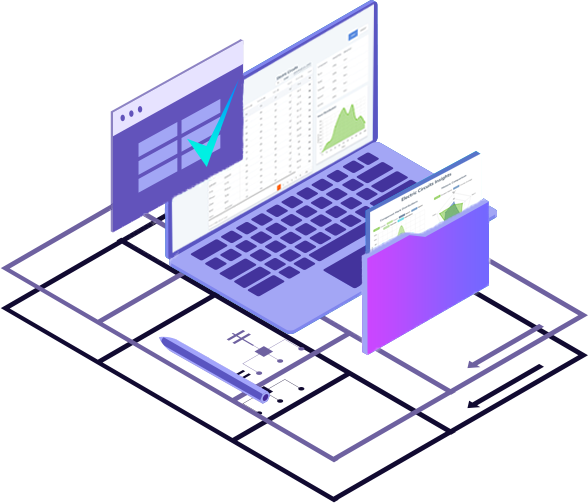
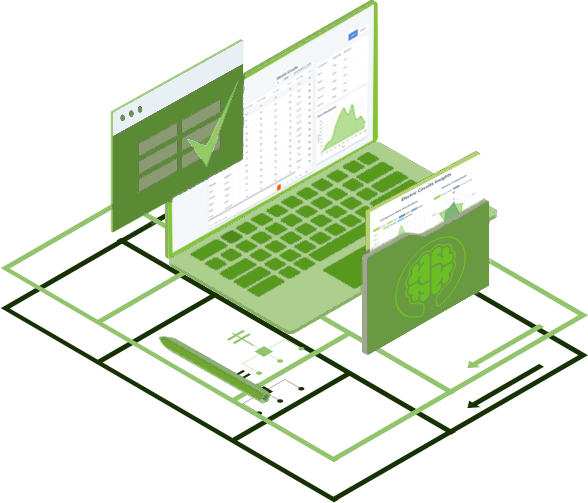
Before/after of a 588x503 layered artwork. What changed in the layer stack:
added layer "Logo Solid transparent-01" above "Layer 5" over [395, 235, 466, 319]
painted on "Layer 5" over [327, 198, 491, 355]
painted on "Layer 3" over [109, 40, 247, 265]
painted on "Layer 1" over [0, 0, 588, 503]
